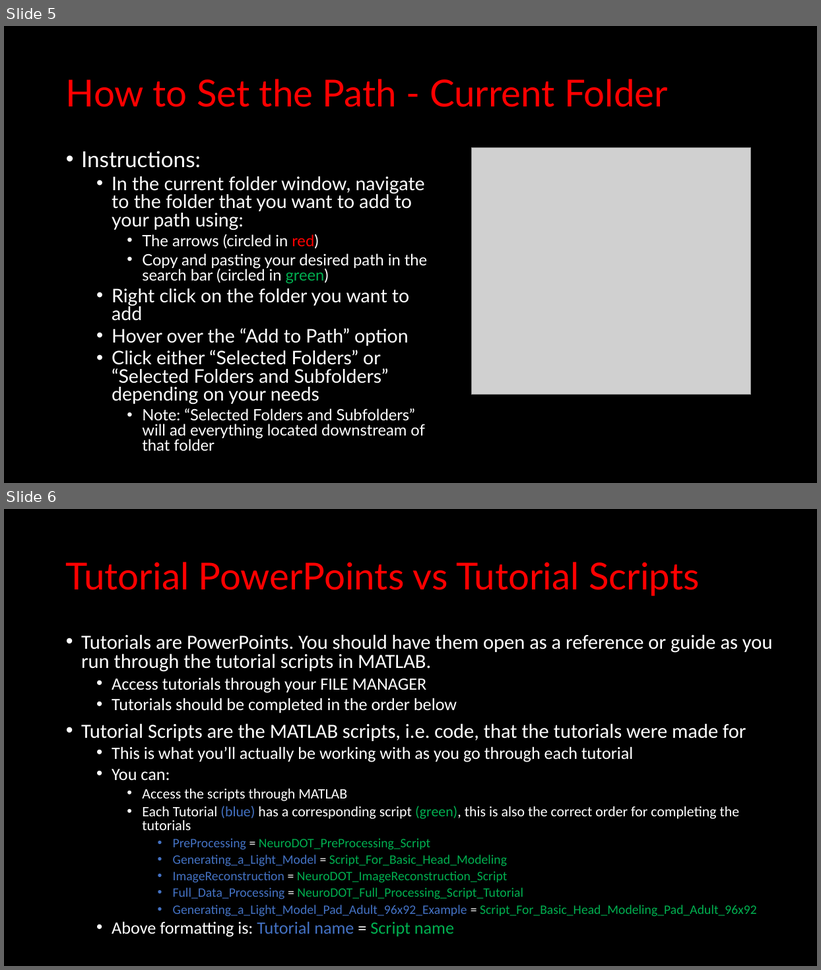
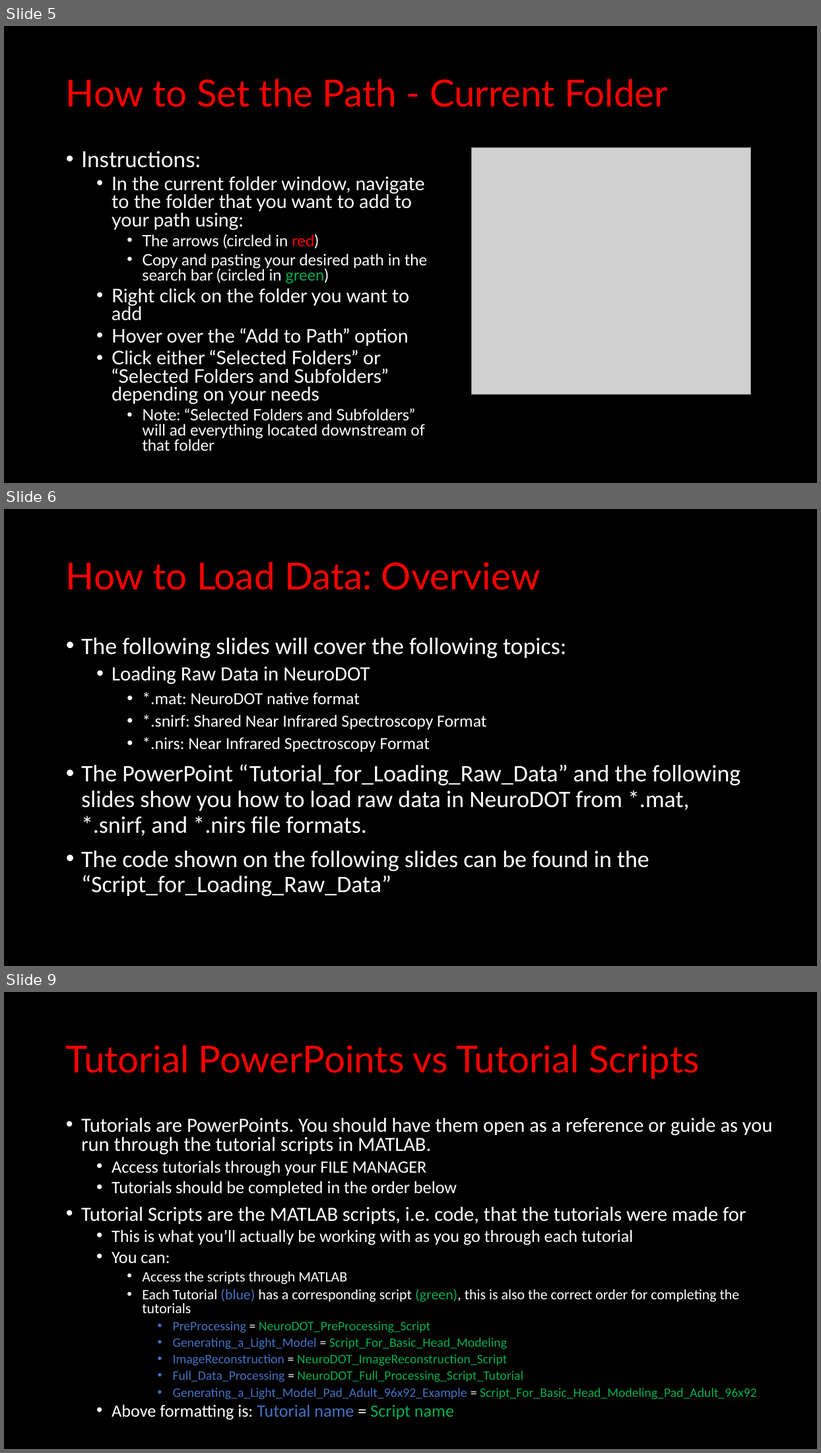
Before and after one commit to WUSTL-ORL/NeuroDOT, a slide deck: Documentation/Tutorials/NeuroDOT_Tutorial_Getting_Started.pptx. Shown one above the other, each under a label of ours: slides 5 and 6 before the commit, slides 5, 6 and 9 after it; the slides between them are not shown. The pictures are 821x970 and 821x1453 pixels, drawn with LibreOffice and Linux fonts; fonts in the diff are those of the drawing; grey boxes stand for pictures. Boxes give left, top, right and bottom in pixels: in the first picture for what was removed or moved away, otherwise in the second. Text is boxed around its words. In the diff, an @@ line names an element or a change of style, - is before the commit and + after.

Commit message:
Update tutorial PowerPoints
Details on how to load .snirf and .nirs raw data formats

```diff
--- a/Documentation/Tutorials/NeuroDOT_Tutorial_Getting_Started.pptx
+++ b/Documentation/Tutorials/NeuroDOT_Tutorial_Getting_Started.pptx
@@ slide 6 added at [4,509,817,966], background #000000 @@
@@ title added at [66,562,540,590], 44 pt, text #FF0000 @@
+How to Load Data: Overview
@@ text added at [81,638,741,896], 28 pt, text #FFFFFF @@
+• The following slides will cover the following topics:
+  • Loading Raw Data in NeuroDOT
+    • *.mat: NeuroDOT native format
+    • *.snirf: Shared Near Infrared Spectroscopy Format
+    • *.nirs: Near Infrared Spectroscopy Format
+• The PowerPoint “Tutorial_for_Loading_Raw_Data” and the following slides show you how to load raw data in NeuroDOT from *.mat, *.snirf, and *.nirs file formats.
+• The code shown on the following slides can be found in the “Script_for_Loading_Raw_Data”
@@ what was slide 6 is now slide 9 @@
```
Also in this commit, not shown: 2 other slides added, 2 other files.
